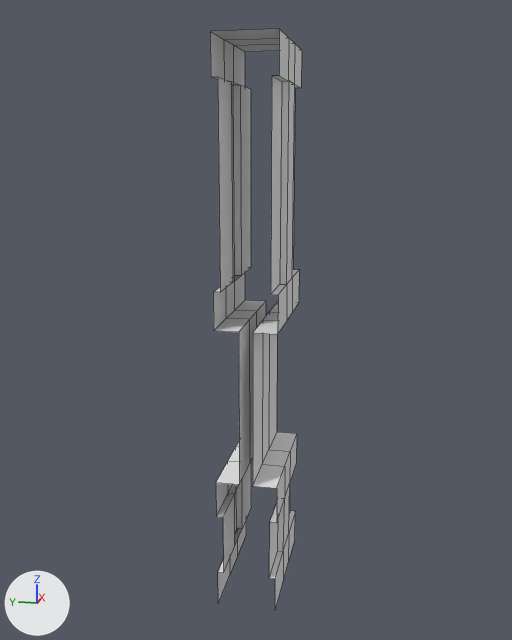
The FBX model Modelos_Blender/Ficheros_FBX/Pared_4.fbx: old version first, new version second.
Rendered twice from a 50 mm lens placed at (-1.01, -0.97, 3.32), pointed at (4.01, 0.03, 2.07). Arrows for +X, +Y and +Z are at lower left; the lights stay in place. Mesh edges are drawn as thin lines. Where no turn or scale is listed for an object, it has been applied to the vertices.

The first picture shows 'Pared_Ventana_Centro'.
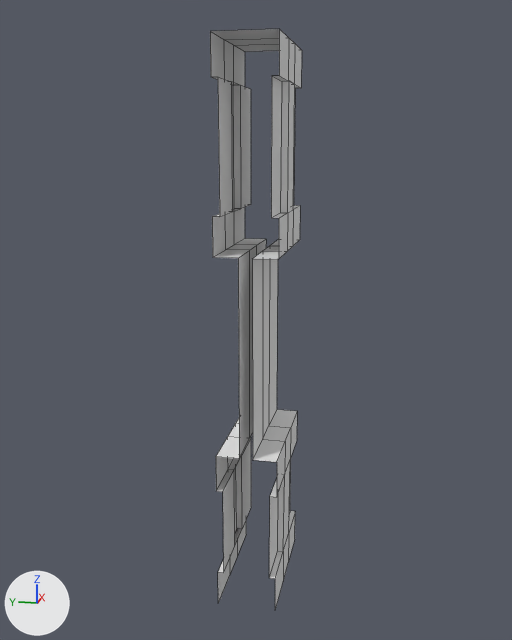
Changed parts and their boxes [x1, y1, x2, y2] in the pictures (512 x 640 px; the box of a moved part takes in the faces that stretch with it):
part 1 of me_cube_019, moved or reshaped: before [216, 432, 297, 577]; after [216, 410, 297, 577]
part 2 of me_cube_019, moved or reshaped: before [213, 94, 299, 485]; after [212, 94, 300, 458]

Diff of the bpy script that builds the scene:
```diff
--- a/Modelos_Blender/Ficheros_FBX/Pared_4.fbx.py
+++ b/Modelos_Blender/Ficheros_FBX/Pared_4.fbx.py
@@ me_cube_019 @@
 me_cube_019.from_pydata(...)  # 116 vertices, 91 faces; spans x -0.51..0.49, y -0.22..0.22, z 0.0..4.0
 # used by ob_pared_ventana_centro; location = (4.003, 0.0, 0.0)
+# me_cube_019 part 1: all 32 vertices in x -0.51..0.49, y -0.22..0.22, z 0.72..0.98 are moved by (0.0, 0.0, 0.2)
+# me_cube_019 part 2: all 32 vertices in x -0.51..0.49, y -0.22..0.22, z 2.1..2.37 are moved by (0.0, 0.0, 0.5)
```
